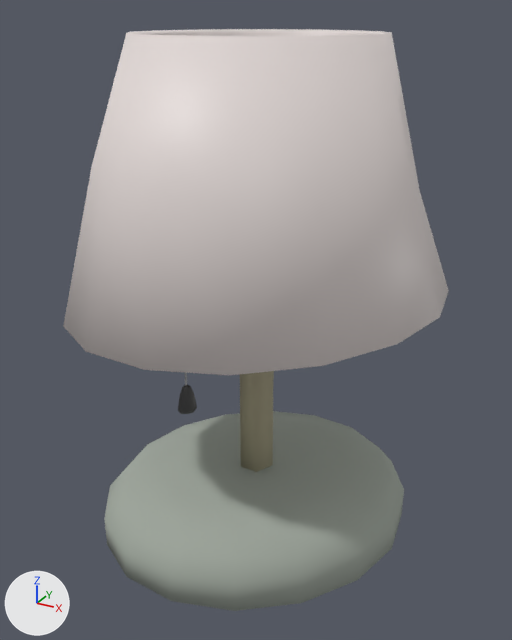
A saved change to the FBX model assets/12.fbx.
Before and after are seen from a camera (50 mm lens) standing at (1.856, 0.904, 3.018) and looking at (1.513, 1.528, 2.707). The lights are fixed; the arrows at lower left show +X, +Y and +Z. Where no turn or scale is listed for an object, it has been applied to the vertices.

Objects in the first picture: 'prop_book_03_inst_002.009'.
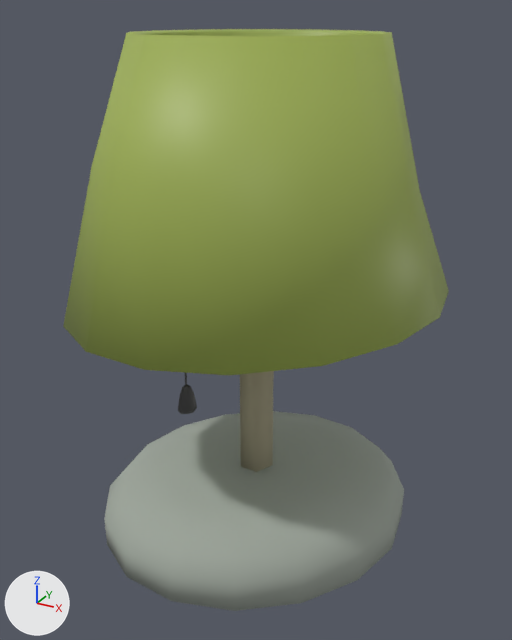
Location of each change, [x1, y1, x2, y2] in pixels of the pictures (512 x 640 px):
'prop_book_03_inst_002.009', recoloured (white to green): [63, 29, 449, 388] in both

What changed in the scene script:
```text
Change mat_material_065:
    mat_material_065.base_color: (0.8, 0.727, 0.709) -> (0.35, 0.442, 0.0908)  # white #e7dedb -> green #a0b155
```
